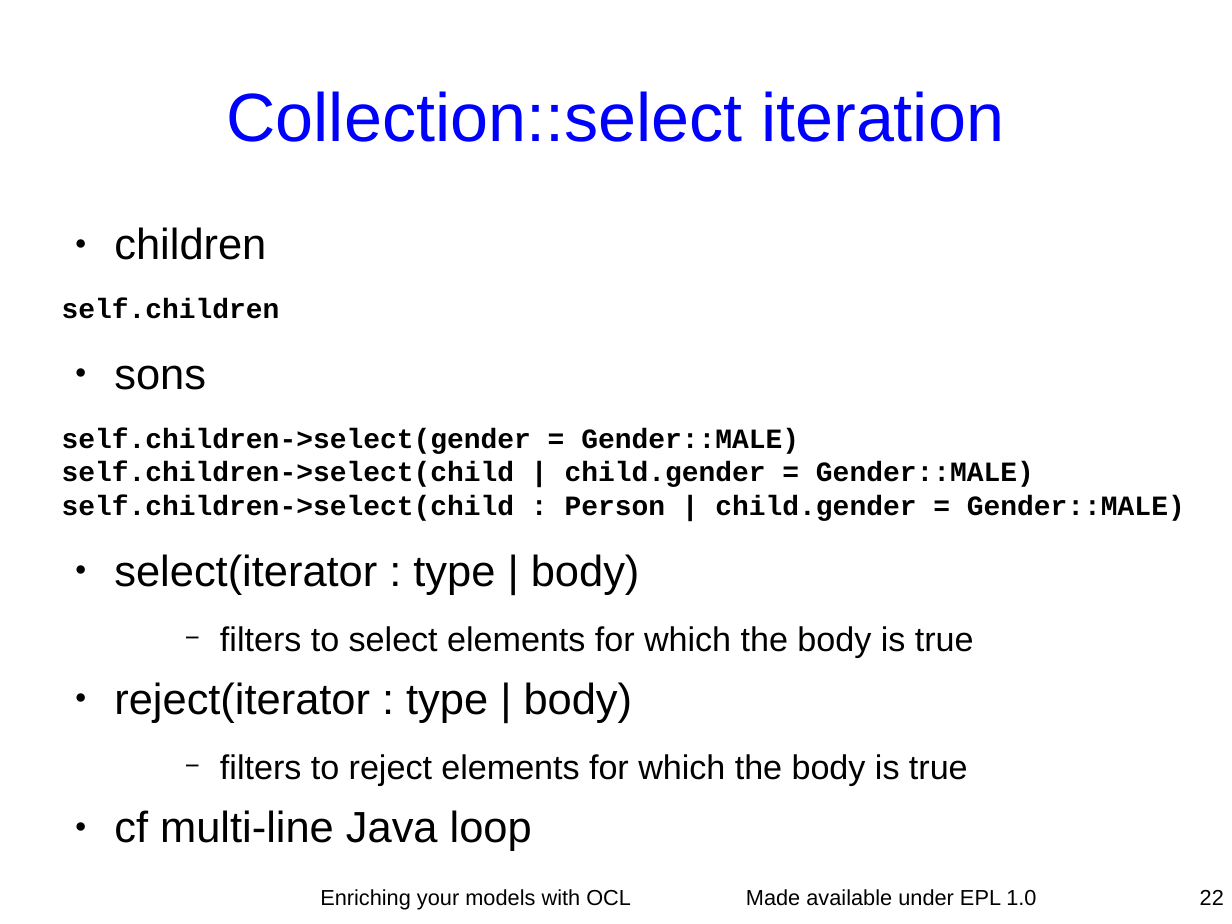
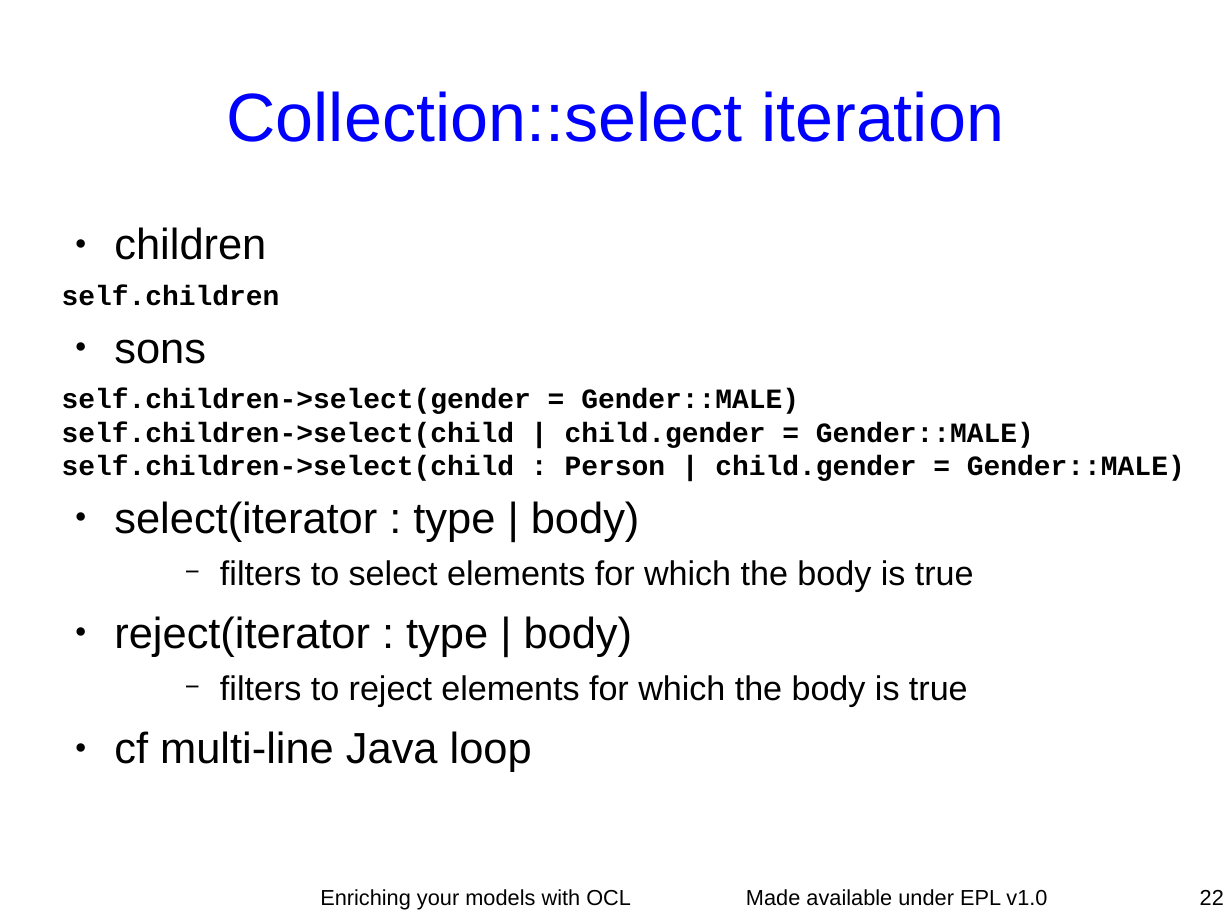
Before and after one commit to eclipse-ocl/ocl-website, a slide deck: slide 22 of ocl/docs/publications/ESE2010LongTalk/EnrichingWithOCL.odp. Drawn at 1232x924 pixels with LibreOffice and Linux fonts; fonts in the diff are those of the drawing. Boxes give left, top, right and bottom in pixels: in the first picture for what was removed or moved away, otherwise in the second. Text is boxed around its words. In the diff, an @@ line names an element or a change of style, - is before the commit and + after.

```diff
--- a/ocl/docs/publications/ESE2010LongTalk/EnrichingWithOCL.odp
+++ b/ocl/docs/publications/ESE2010LongTalk/EnrichingWithOCL.odp
@@ text at <box>62,227,1185,772</box>: less space between paragraphs @@
@@ text at <box>746,889,1047,906</box>: text changed @@
-Made available under EPL 1.0
+Made available under EPL v1.0
```
Also in this commit, not shown: 58 other slides changed, 2 slides added, 2 slides removed.
